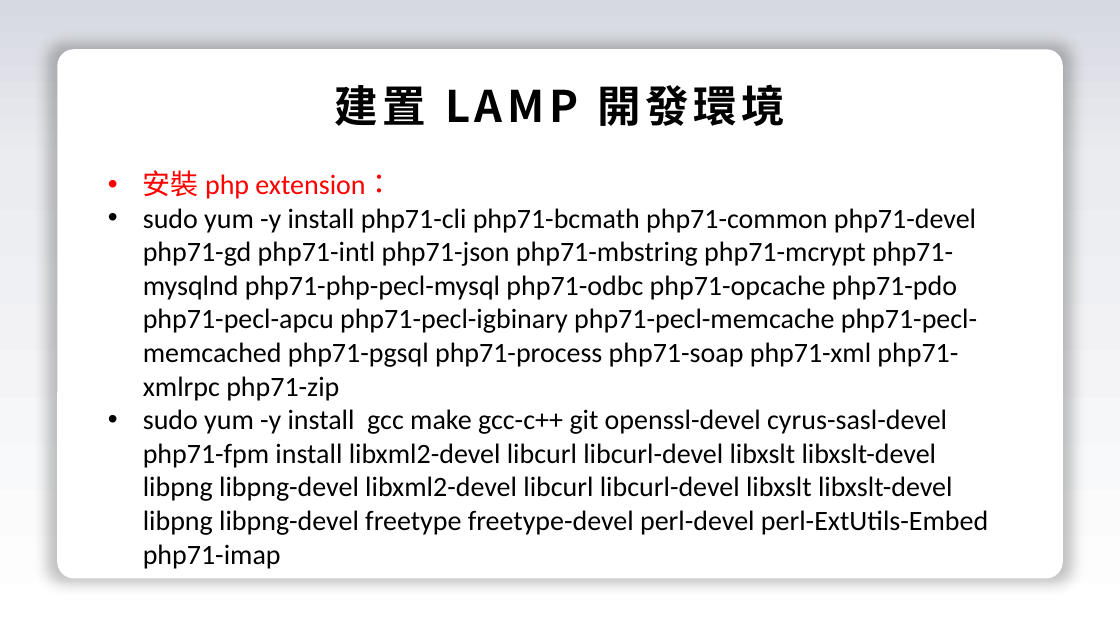
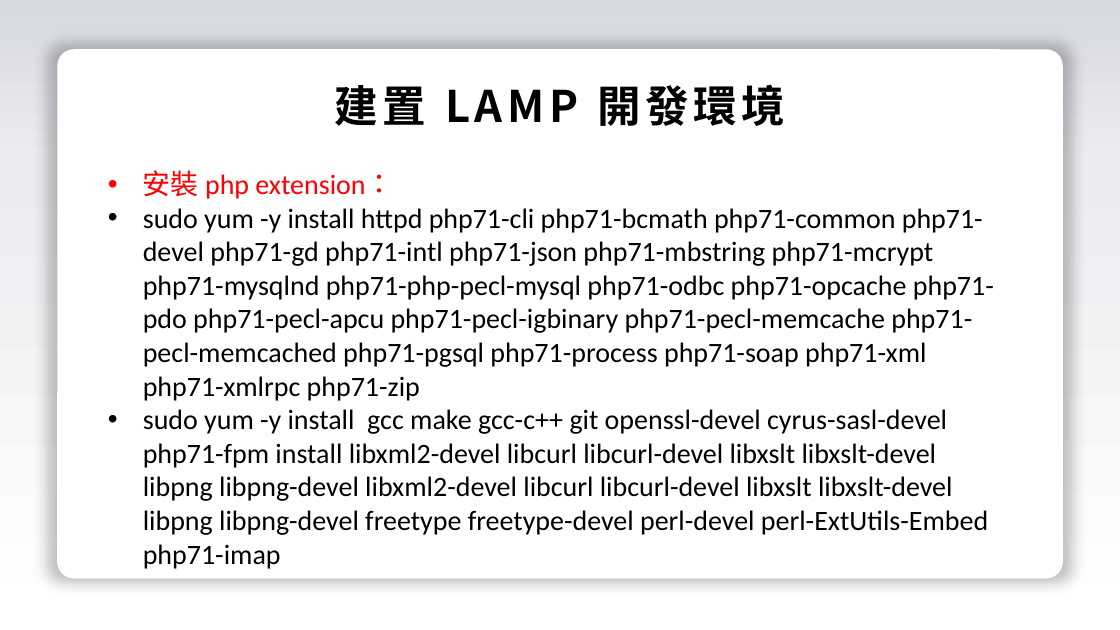
Before and after one commit to qqjameqq1/17learn-aws, a slide deck: slide 5 of 章節 4 - 網站架設/建置 LAMP 開發環境/建置 LAMP 開發環境.pptx. Drawn at 1120x630 pixels with LibreOffice and Linux fonts; fonts in the diff are those of the drawing. Boxes give left, top, right and bottom in pixels: in the first picture for what was removed or moved away, otherwise in the second. Text is boxed around its words. In the diff, an @@ line names an element or a change of style, - is before the commit and + after.

Commit message:
更新LAMP安裝語法

```diff
--- a/章節 4 - 網站架設/建置 LAMP 開發環境/建置 LAMP 開發環境.pptx
+++ b/章節 4 - 網站架設/建置 LAMP 開發環境/建置 LAMP 開發環境.pptx
@@ text at <box>143,208,994,401</box>: text changed @@
-• sudo yum -y install php71-cli php71-bcmath php71-common php71-devel php71-gd php71-intl php71-json php71-mbstring php71-mcrypt php71-mysqlnd php71-php-pecl-mysql php71-odbc php71-opcache php71-pdo php71-pecl-apcu php71-pecl-igbinary php71-pecl-memcache php71-pecl-memcached php71-pgsql php71-process php71-soap php71-xml php71-xmlrpc php71-zip
+• sudo yum -y install httpd php71-cli php71-bcmath php71-common php71-devel php71-gd php71-intl php71-json php71-mbstring php71-mcrypt php71-mysqlnd php71-php-pecl-mysql php71-odbc php71-opcache php71-pdo php71-pecl-apcu php71-pecl-igbinary php71-pecl-memcache php71-pecl-memcached php71-pgsql php71-process php71-soap php71-xml php71-xmlrpc php71-zip
```
